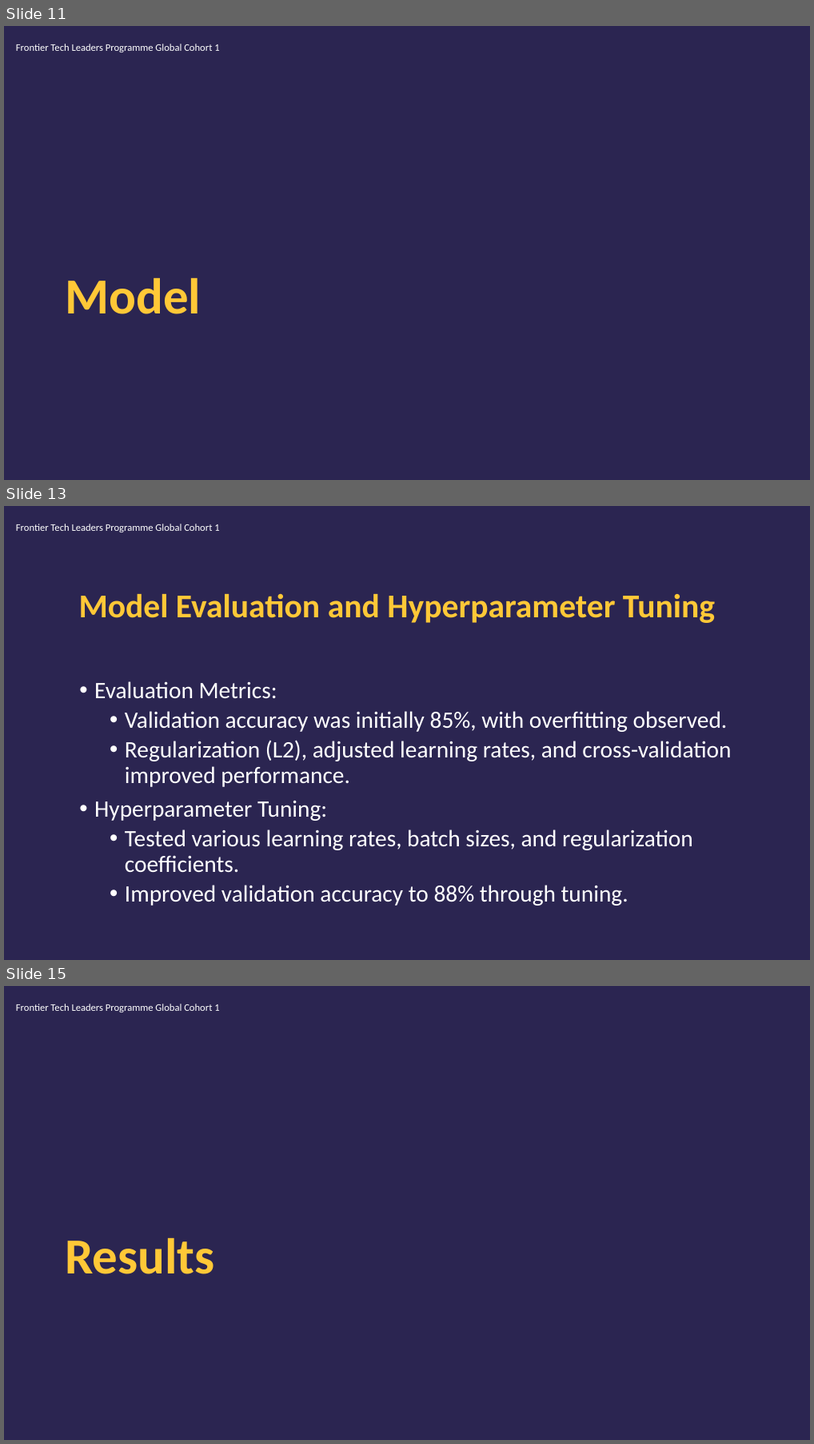
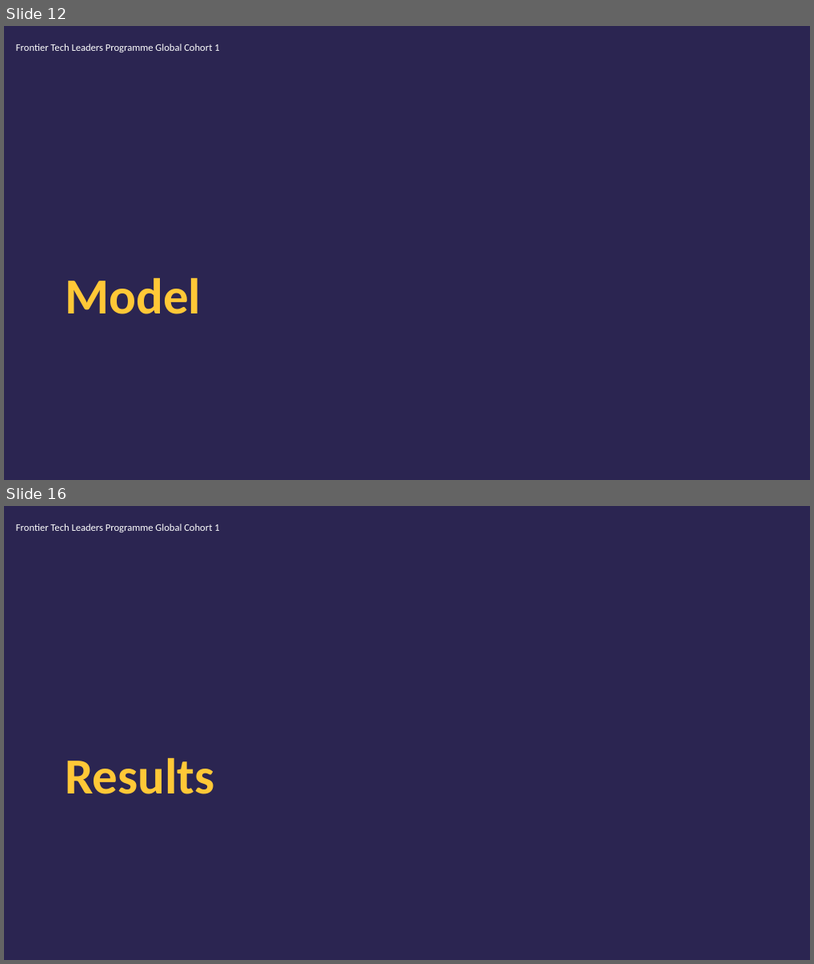
Before and after one commit to edasaruhan/FTL_Cohort3_Group12, a slide deck: Mosab_Aboidrees_Abdelrahman_Mohammed_Draft_Presentation.pptx. Shown one above the other, each under a label of ours: slides 11, 13 and 15 before the commit, slides 12 and 16 after it; the slides between them are not shown. The pictures are 814x1444 and 814x964 pixels, drawn with LibreOffice and Linux fonts; fonts in the diff are those of the drawing; background and template pictures are left out. Boxes give left, top, right and bottom in pixels: in the first picture for what was removed or moved away, otherwise in the second. Text is boxed around its words. In the diff, an @@ line names an element or a change of style, - is before the commit and + after.

```diff
--- a/Mosab_Aboidrees_Abdelrahman_Mohammed_Draft_Presentation.pptx
+++ b/Mosab_Aboidrees_Abdelrahman_Mohammed_Draft_Presentation.pptx
@@ slide 13 removed at (x1=4, y1=506, x2=810, y2=960), background #2B2551 @@
@@ text removed at (x1=16, y1=524, x2=219, y2=532) @@
-Frontier Tech Leaders Programme Global Cohort 1
@@ title removed at (x1=79, y1=593, x2=715, y2=623) @@
-Model Evaluation and Hyperparameter Tuning
@@ text removed at (x1=94, y1=681, x2=731, y2=905) @@
-• Evaluation Metrics:
-  • Validation accuracy was initially 85%, with overfitting observed.
-  • Regularization (L2), adjusted learning rates, and cross-validation improved performance.
-• Hyperparameter Tuning:
-  • Tested various learning rates, batch sizes, and regularization coefficients.
-  • Improved validation accuracy to 88% through tuning.
@@ what was slide 11 is now slide 12 @@
@@ what was slide 15 is now slide 16 @@
```
Also in this commit, not shown: 6 slides changed, 2 slides added.
